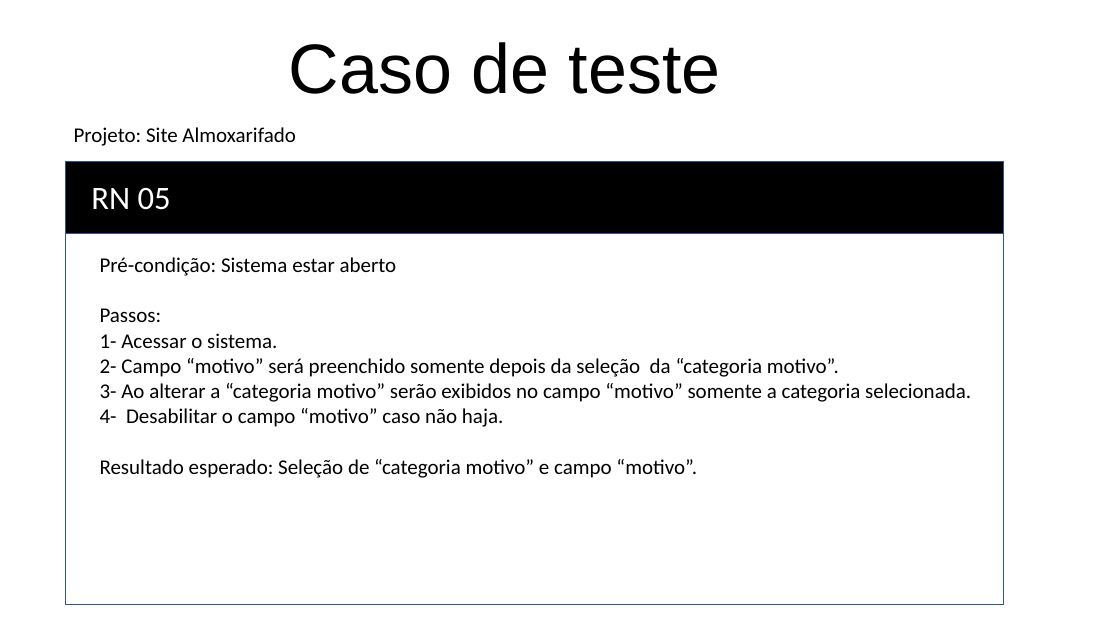
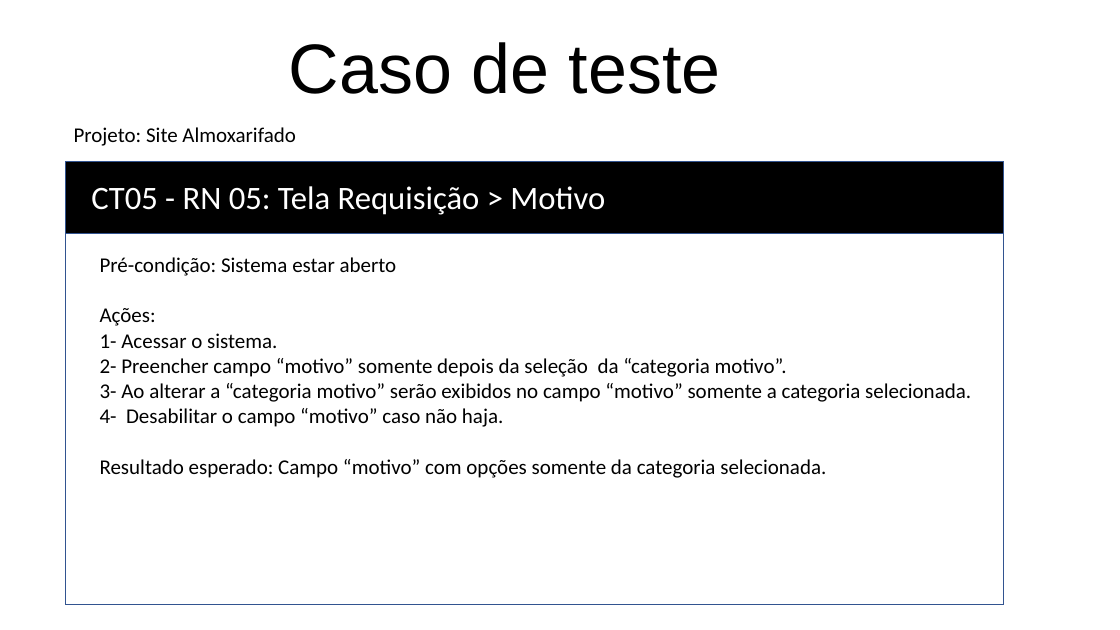
Before and after one commit to RaissaBarbs/Almoxarifado, a slide deck: slide 13 of RegrasNegocio/RN_Requisitos.pptx. Drawn at 1120x630 pixels with LibreOffice and Linux fonts; fonts in the diff are those of the drawing. Boxes give left, top, right and bottom in pixels: in the first picture for what was removed or moved away, otherwise in the second. Text is boxed around its words. In the diff, an @@ line names an element or a change of style, - is before the commit and + after.

```diff
--- a/RegrasNegocio/RN_Requisitos.pptx
+++ b/RegrasNegocio/RN_Requisitos.pptx
@@ text at [91, 186, 605, 215]: text changed @@
-RN 05
+CT05 - RN 05: Tela Requisição > Motivo
@@ text at [100, 308, 156, 326]: text changed @@
-Passos:
+Ações:
@@ text at [100, 358, 787, 377]: text changed @@
-2- Campo “motivo” será preenchido somente depois da seleção da “categoria motivo”.
+2- Preencher campo “motivo” somente depois da seleção da “categoria motivo”.
@@ text at [100, 459, 826, 478]: text changed @@
-Resultado esperado: Seleção de “categoria motivo” e campo “motivo”.
+Resultado esperado: Campo “motivo” com opções somente da categoria selecionada.
```
Also in this commit, not shown: 6 other slides changed, 7 slides added, 1 other file.
